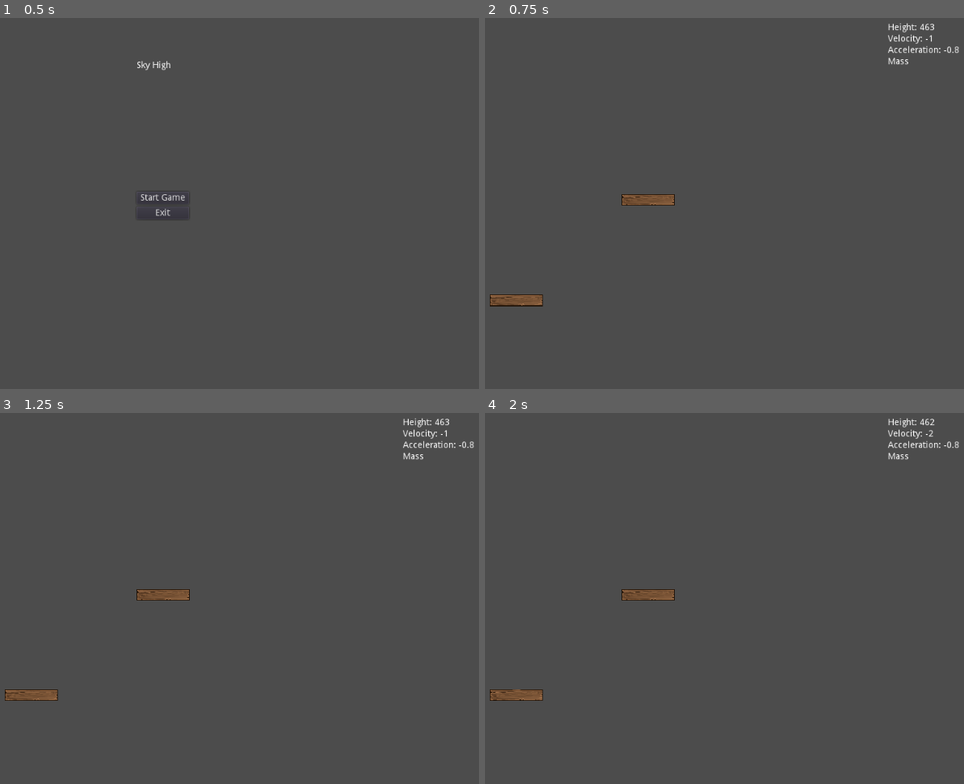
Above: before the commit, frames 1-4 (two rows, left to right).
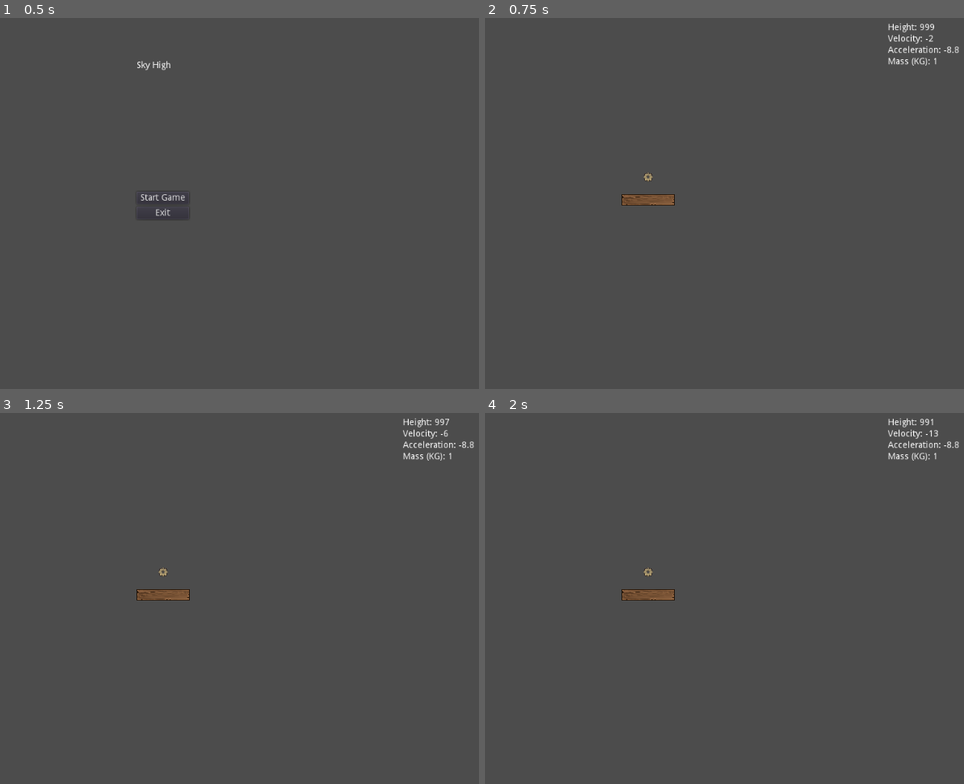
Above: after the commit, the same moments.

Repository: LaffertyDev/SkyHigh
Game: Godot game, scene res://game_menu/MainMenu.tscn
Two runs of this game, one before a commit and one after it. Both use one fixed random seed, a clock stepped at 60 frames per second and the inputs below.
Inputs:
- Up to frame 1 (0.5 s): no input
- Up to frame 2 (0.75 s): click "Start Game" at 0.5 s
- Up to frame 3 (1.25 s): no input
- Up to frame 4 (2 s): tap Enter at 1.25 s

Frame 1 is identical in both runs. In frame 2, 0.5% of the frame differs, in the area x 1-98%, y 1-78%; in frame 3, 0.5%; in frame 4, 0.5%.

Commit message:
Add unit files
Add unit files for platform and balloon for separation of concerns and automatic registration to groups

Diff:
--- a/City.gd
+++ b/City.gd
@@ -2,16 +2,13 @@
 
 
 signal hit_ground
-signal city_move(height, velocity, accleration)
+signal city_move(height_meters, velocity_ms, accleration_ms2, mass_kg)
 
 export(Vector2) var velocity = Vector2(0, 0)
 
 var gravity_magnitude : int = ProjectSettings.get_setting("physics/2d/default_gravity")
 
-var balloons : int = 9
-var balloon_lift_newtons : int = 10 # divide by 10
-
-var current_mass_kg : int = 1
+export(int) var balloon_lift_newtons : int = 10 # divide by 10
 
 func _ready():
 	pass # Replace with function body.
@@ -21,15 +18,20 @@
 	if (position > 0):
 		emit_signal("hit_ground")
 
-	emit_signal("city_move", position, velocity.y, _get_accel())
+	emit_signal("city_move", position, velocity.y, _get_accel(), _get_platforms().size())
 
 
 func _physics_process(delta):
 	velocity.y += _get_accel() * delta;
 	move_and_slide(velocity)
 
+func _get_platforms():
+	return get_tree().get_nodes_in_group("platforms")
+
+func _get_balloons():
+	return get_tree().get_nodes_in_group("balloons")
+
 func _get_accel():
-	var balloon_total_lift = (balloons * balloon_lift_newtons) / current_mass_kg
-	print(balloon_total_lift)
+	var balloon_total_lift = (_get_balloons().size() * balloon_lift_newtons) / _get_platforms().size()
 	var acceleration_delta = float((gravity_magnitude - balloon_total_lift)) / 10.0
 	return acceleration_delta
--- a/SkyHigh.gd
+++ b/SkyHigh.gd
@@ -2,14 +2,9 @@
 
 export(int) var starting_height
 
-
 func _ready():
 	print("Game script ready")
-
-# Called every frame. 'delta' is the elapsed time since the previous frame.
-#func _process(delta):
-#	pass
-
+	$City.position.y = starting_height * -1
 
 func _on_City_hit_ground():
 	# hit the ground
--- a/SkyHigh.tscn
+++ b/SkyHigh.tscn
@@ -1,26 +1,30 @@
-[gd_scene load_steps=5 format=2]
+[gd_scene load_steps=7 format=2]
 
 [ext_resource path="res://game_gui/GUI.tscn" type="PackedScene" id=1]
 [ext_resource path="res://SkyHigh.gd" type="Script" id=2]
 [ext_resource path="res://units/platform/Plank_03.png" type="Texture" id=3]
 [ext_resource path="res://City.gd" type="Script" id=4]
+[ext_resource path="res://units/platform/Platform.tscn" type="PackedScene" id=5]
+[ext_resource path="res://units/balloon/Balloon.tscn" type="PackedScene" id=6]
 
 [node name="SkyHigh" type="Node"]
 script = ExtResource( 2 )
 starting_height = 1000
 
 [node name="City" type="KinematicBody2D" parent="."]
-position = Vector2( 790.116, -463.805 )
+position = Vector2( 532.29, -341.031 )
 script = ExtResource( 4 )
+__meta__ = {
+"_edit_group_": true
+}
 
 [node name="Camera2D" type="Camera2D" parent="City"]
 current = true
 
-[node name="Platform" type="Sprite" parent="City"]
-scale = Vector2( 0.1, 0.1 )
-texture = ExtResource( 3 )
+[node name="Balloon" parent="City" instance=ExtResource( 6 )]
+position = Vector2( 0, -36 )
 
-[node name="Balloon" type="Sprite" parent="City"]
+[node name="Platform" parent="City" instance=ExtResource( 5 )]
 
 [node name="CanvasLayer" type="CanvasLayer" parent="."]
 layer = 0
--- a/game_gui/GUI.gd
+++ b/game_gui/GUI.gd
@@ -1,10 +1,11 @@
 extends MarginContainer
 
 
-func _on_City_city_move(height, velocity, acceleration):
+func _on_City_city_move(height, velocity, acceleration, mass_kg):
 	var normalized_height = floor(height * -1)
 	var normalized_velocity = floor(velocity * -1)
 	var normalized_acceleration = acceleration * -1
 	$HBoxContainer/Info/Height.text = "Height: " + str(normalized_height)
 	$HBoxContainer/Info/Velocity.text = "Velocity: " + str(normalized_velocity)
 	$HBoxContainer/Info/Acceleration.text = "Acceleration: " + str(normalized_acceleration)
+	$HBoxContainer/Info/Mass.text = "Mass (KG): " + str(mass_kg)
--- /dev/null
+++ b/units/balloon/Balloon.gd
@@ -0,0 +1,4 @@
+extends Node2D
+
+func _ready():
+	add_to_group("balloons")
--- /dev/null
+++ b/units/balloon/Balloon.tscn
@@ -0,0 +1,11 @@
+[gd_scene load_steps=3 format=2]
+
+[ext_resource path="res://units/balloon/gear.png" type="Texture" id=1]
+[ext_resource path="res://units/balloon/Balloon.gd" type="Script" id=2]
+
+[node name="Balloon" type="Node2D"]
+script = ExtResource( 2 )
+
+[node name="Sprite" type="Sprite" parent="."]
+scale = Vector2( 0.1, 0.1 )
+texture = ExtResource( 1 )
--- /dev/null
+++ b/units/platform/Platform.gd
@@ -0,0 +1,4 @@
+extends Node2D
+
+func _ready():
+	add_to_group("platforms")
--- /dev/null
+++ b/units/platform/Platform.tscn
@@ -0,0 +1,11 @@
+[gd_scene load_steps=3 format=2]
+
+[ext_resource path="res://units/platform/Platform.gd" type="Script" id=1]
+[ext_resource path="res://units/platform/Plank_03.png" type="Texture" id=2]
+
+[node name="Platform" type="Node2D"]
+script = ExtResource( 1 )
+
+[node name="Sprite" type="Sprite" parent="."]
+scale = Vector2( 0.1, 0.1 )
+texture = ExtResource( 2 )
Binary file added: units/balloon/gear.png
Not shown, added: units/balloon/gear.png.import
